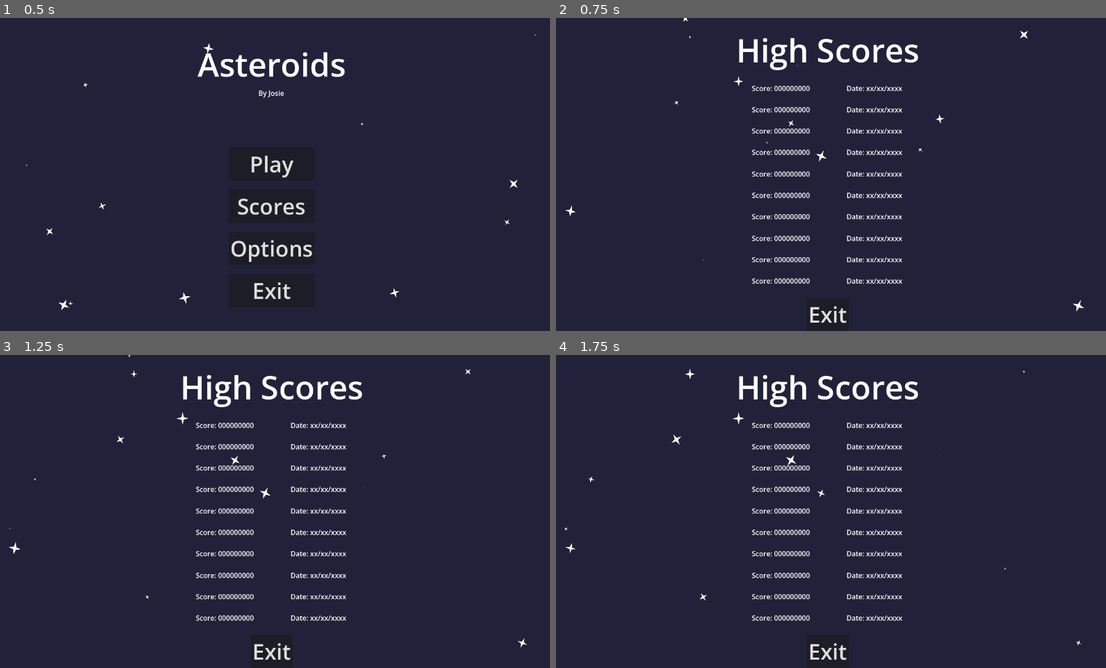
Above: before the commit, frames 1-4 (two rows, left to right).
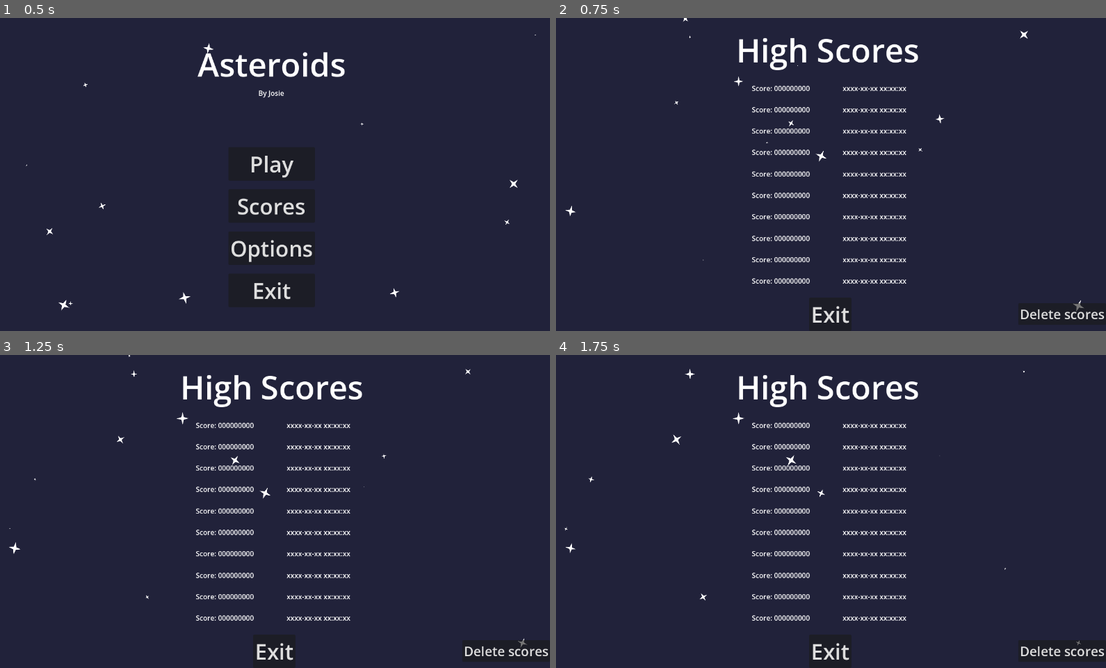
Above: after the commit, the same moments.

Repository: Josie5734/godot-asteroids-clone
Game: Godot game, scene res://scenes/main_menu/main_menu.tscn
Two runs of this game, one before a commit and one after it. Both use one fixed random seed, a clock stepped at 60 frames per second and the inputs below.
Inputs:
- Up to frame 1 (0.5 s): no input
- Up to frame 2 (0.75 s): click "Scores" at 0.5 s
- Up to frame 3 (1.25 s): no input
- Up to frame 4 (1.75 s): tap Enter at 1.25 s; hold Right (turn_right) from 1.28 s (still down); tap Space (shoot) at 1.35 s

Frame 1 is identical in both runs. In frame 2, 1.6% of the frame differs, in the area x 46-100%, y 21-98%; in frame 3, 1.6%; in frame 4, 1.6%.

Commit message:
added a scoring system with a menu that tracks the top 10 scores using a savefile

Diff:
--- a/project.godot
+++ b/project.godot
@@ -14,6 +14,10 @@
 run/main_scene="uid://d2o6sl5b8jukw"
 config/features=PackedStringArray("4.6", "Forward Plus")
 config/icon="res://icon.svg"
+
+[autoload]
+
+SaveManager="*uid://48sy467t0t20"
 
 [display]
 
--- /dev/null
+++ b/save_manager.gd
@@ -0,0 +1,65 @@
+extends Node
+
+# singleton for global access of the save file contents
+# as well as functions for reading and saving
+
+var save_path = "user://saves.cfg" # save file path
+var save_file = ConfigFile.new() # the save file
+# uses a ConfigFile since its just 2 sets of 10 lines
+
+var score_list = [] # list of scores
+var date_list = [] # list of dates
+
+
+# read the save file when ready at startup
+func _ready() -> void:
+	read_save()
+
+
+# script for all score related functions
+func read_save():
+	score_list.clear() # clear the current values
+	date_list.clear()
+
+	var err = save_file.load(save_path)
+	if err != OK: # error check
+		clear_scores() # if file doesnt exist, create a new empty one
+		return
+
+	for section in save_file.get_sections(): # for each section
+		for key in save_file.get_section_keys(section): # go through each item
+			var value = save_file.get_value(section,key) # get the value
+			if section == "Scores": # append item to corresponding list
+				value = "%09d" % int(value) # pad out the 0s first (also converts to string)
+				score_list.append(value)
+			elif section == "Dates":
+				date_list.append(value)
+
+
+# take a given score and assess if it is a new high score
+func assess_save(score):
+	for i in score_list.size(): # for each score in the list (using index instead of item)
+		if score > int(score_list[i]): # if score is bigger
+			score_list.insert(i,score) # insert at that index
+			date_list.insert(i,Time.get_datetime_string_from_system(false,true)) # put the date in
+			score_list.remove_at(score_list.size()-1) # remove last item
+			date_list.remove_at(date_list.size()-1)
+			save_score() # save the new result
+			return # exit
+
+
+# save the current score settings
+func save_score():
+	for i in range(10): # put current list of scores/dates into file
+		save_file.set_value("Scores",str("score",i),"%09d" % int(score_list[i]))
+		save_file.set_value("Dates",str("date",i),date_list[i])
+	save_file.save(save_path) # save
+
+
+# clears the scores savefile and overwrites it with an empty one
+func clear_scores():
+	for i in range(10): # create empty scores and dates
+		save_file.set_value("Scores",str("score",i),"%09d" % 000000000)
+		save_file.set_value("Dates",str("date",i),"xxxx-xx-xx xx:xx:xx")
+		save_file.save(save_path) # save
+	read_save() # reread the empty values into the lists
--- a/scenes/game/game.gd
+++ b/scenes/game/game.gd
@@ -23,7 +23,7 @@
 var score_add = 30 # how many points to add when scoring
 var score_mult = 1 # score multiplier
 var mult_calc = 20 # get a time
-var score_bank = 0 # when lerping from scoreadded to score, store how many to add here
+var score_bank:int = 0 # when lerping from scoreadded to score, store how many to add here
 @onready var score_label = %ScoreLabel
 
 
@@ -38,8 +38,9 @@
 
 # for when the ship dies
 func ship_died():
-	ship.visible = false
-	destroyed_particles(ship.global_position)
+	ship.visible = false # make invisible
+	ship.get_node("ShipCollision").set_deferred("disabled", true) # disable collision
+	destroyed_particles(ship.global_position) # spawn particles
 	game_over() # load game over sequence
 
 
@@ -134,15 +135,14 @@
 		game_over_instance.queue_free() # free it
 		game_over_instance = null # reset value
 		get_tree().paused = false # unpause
+	SaveManager.assess_save(score+score_bank) # send current score to be assessed/saved
 	get_tree().reload_current_scene()
 
 
 # exit to main menu
 func go_to_main_menu():
-		get_tree().change_scene_to_file("res://scenes/main_menu/main_menu.tscn") # switch to main menu scene
-
-
-
+	SaveManager.assess_save(score+score_bank) # send current score to be assessed/saved
+	get_tree().change_scene_to_file("res://scenes/main_menu/main_menu.tscn") # switch to main menu scene
 
 
 # manage adding to score
@@ -156,7 +156,14 @@
 	score_bank = score_add * score_mult # add score to bank
 
 
-# lerp function to increase score - currently unused in favour of gradual func below
+# gradually increase the score by 1 until the banked score is depleted
+# to create a smooth increase of the score counter
+func gradual_score():
+	score += 1
+	score_bank -= 1
+	score_label.text = "Score: " + str(score) # update score label
+
+# lerp function to increase score - currently unused in favour of gradual func above
 # actually currently works in floats so ends up cutting numbers off and making them slightly smaller
 # not sure on whether or not i want to change this yet though it adds a bit of interest to the score numbers
 #func lerp_score():
@@ -165,10 +172,3 @@
 #	score += value # add it
 #	score_bank -= value # decrease from bank
 #	score_label.text = "Score: " + str(score) # update score label
-
-# gradually increase the score by 1 until the banked score is depleted
-# to create a smooth increase of the score counter
-func gradual_score():
-	score += 1
-	score_bank -= 1
-	score_label.text = "Score: " + str(score) # update score label
--- a/scenes/scores_menu/scores_menu.gd
+++ b/scenes/scores_menu/scores_menu.gd
@@ -1,6 +1,30 @@
 extends Control
 
+var score_box_str = "Score: " # the start of the score string for every label
 
 
+# apply scores from save file on loading menu
+func _ready() -> void: # apply values from save when menu loaded
+	apply_values_to_labels()
+
+
+# exit back to main menu
 func _on_exit_pressed() -> void:
 	get_tree().change_scene_to_file("res://scenes/main_menu/main_menu.tscn")
+
+
+# overwrite the current score file with an empty one
+func _on_delete_scores_pressed() -> void:
+	SaveManager.clear_scores()
+	apply_values_to_labels() # re-apply values
+
+
+# take the saved data and put it into the labels
+func apply_values_to_labels():
+	for i in range(10): # for each value
+		# get the label node and swap the text for the value
+		var score_node = get_node(str("ScoresVbox/ScoreListContainer/LeftHalf/ScoreColumn/Score",i+1))
+		score_node.text = str(score_box_str, "%09d" % int(SaveManager.score_list[i]))
+
+		var date_node = get_node(str("ScoresVbox/ScoreListContainer/RightHalf/DateColumn/Date",i+1))
+		date_node.text = str(SaveManager.date_list[i])
--- a/scenes/scores_menu/scores_menu.tscn
+++ b/scenes/scores_menu/scores_menu.tscn
@@ -194,19 +194,32 @@
 size_flags_horizontal = 3
 size_flags_stretch_ratio = 2.0
 
-[node name="ButtonsContainer" type="CenterContainer" parent="ScoresVbox" unique_id=480501420]
-layout_mode = 2
-size_flags_horizontal = 3
-size_flags_vertical = 3
-size_flags_stretch_ratio = 0.1
-
-[node name="ButtonsVbox" type="VBoxContainer" parent="ScoresVbox/ButtonsContainer" unique_id=368531061]
-layout_mode = 2
-theme_override_constants/separation = 20
-
-[node name="Exit" type="Button" parent="ScoresVbox/ButtonsContainer/ButtonsVbox" unique_id=33987493]
+[node name="ButtonsHbox" type="HBoxContainer" parent="ScoresVbox" unique_id=1026103313]
+layout_mode = 2
+
+[node name="Spacer" type="Control" parent="ScoresVbox/ButtonsHbox" unique_id=1651054338]
+layout_mode = 2
+size_flags_horizontal = 3
+size_flags_stretch_ratio = 0.25
+
+[node name="ExitCenter" type="CenterContainer" parent="ScoresVbox/ButtonsHbox" unique_id=480501420]
+layout_mode = 2
+size_flags_horizontal = 3
+size_flags_vertical = 3
+
+[node name="Exit" type="Button" parent="ScoresVbox/ButtonsHbox/ExitCenter" unique_id=33987493]
 layout_mode = 2
 theme_override_font_sizes/font_size = 50
 text = "Exit"
 
-[connection signal="pressed" from="ScoresVbox/ButtonsContainer/ButtonsVbox/Exit" to="." method="_on_exit_pressed"]
+[node name="DeleteCenter" type="CenterContainer" parent="ScoresVbox/ButtonsHbox" unique_id=313949256]
+layout_mode = 2
+size_flags_stretch_ratio = 0.3
+
+[node name="DeleteScores" type="Button" parent="ScoresVbox/ButtonsHbox/DeleteCenter" unique_id=152821974]
+layout_mode = 2
+theme_override_font_sizes/font_size = 30
+text = "Delete scores"
+
+[connection signal="pressed" from="ScoresVbox/ButtonsHbox/ExitCenter/Exit" to="." method="_on_exit_pressed"]
+[connection signal="pressed" from="ScoresVbox/ButtonsHbox/DeleteCenter/DeleteScores" to="." method="_on_delete_scores_pressed"]
Not shown, added: save_manager.gd.uid
